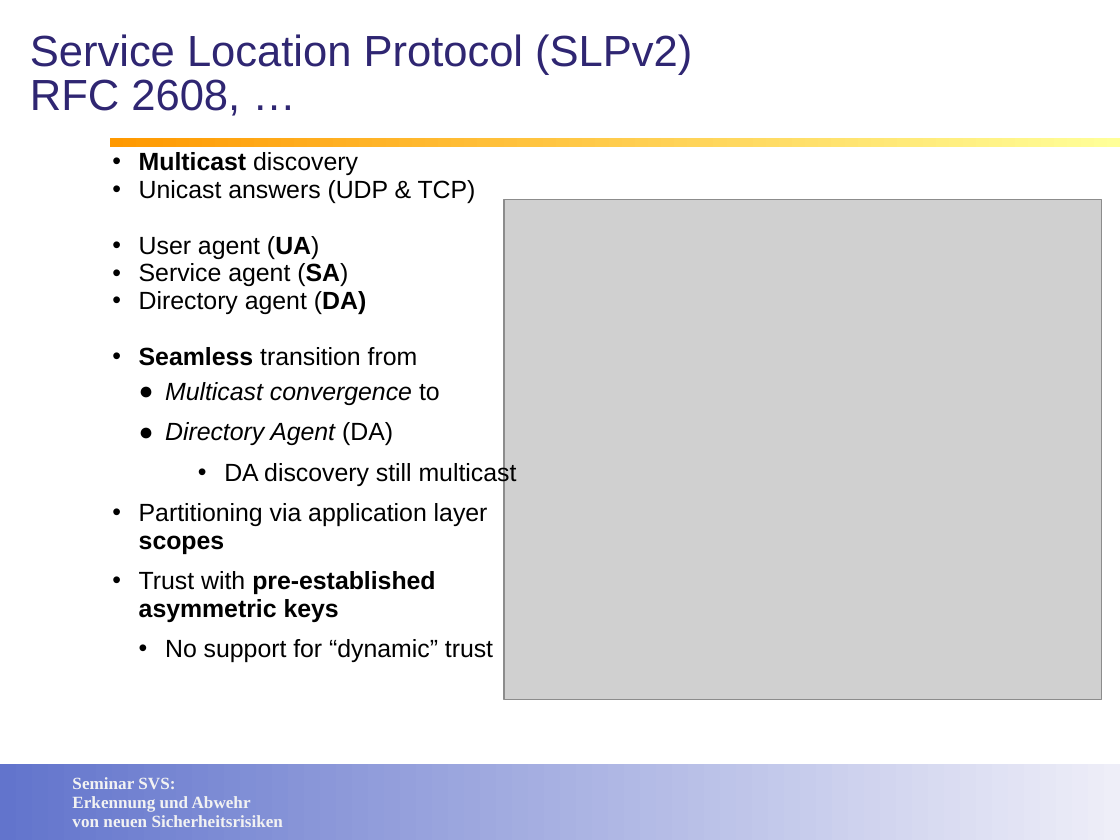
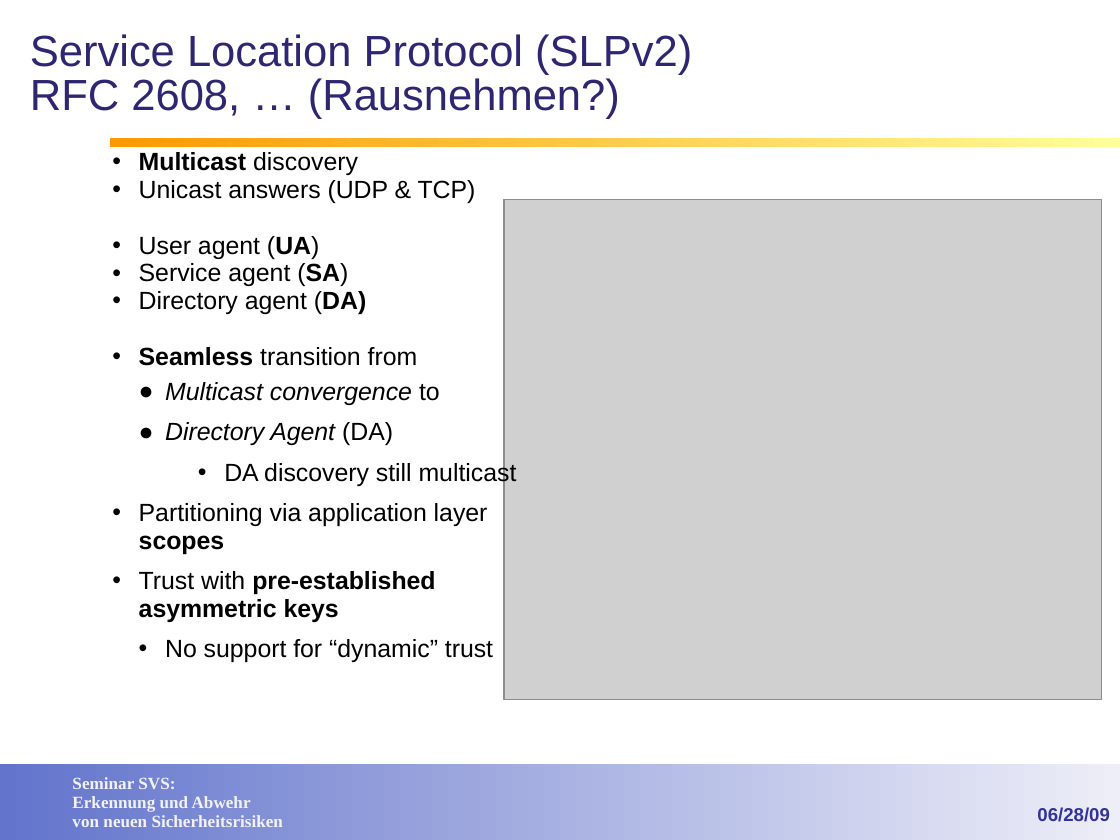
Before and after one commit to lemmy/SecuredSLP, a slide deck: slide 12 of doc/Service Discovery in open networks.ppt (slide 7 before the commit). Drawn at 1120x840 pixels with LibreOffice and Linux fonts; fonts in the diff are those of the drawing; grey boxes stand for pictures; background and template pictures are left out. Boxes give left, top, right and bottom in pixels: in the first picture for what was removed or moved away, otherwise in the second. Text is boxed around its words. In the diff, an @@ line names an element or a change of style, - is before the commit and + after.

```diff
--- a/doc/Service Discovery in open networks.ppt
+++ b/doc/Service Discovery in open networks.ppt
@@ text at box(30, 78, 620, 119): text changed @@
-RFC 2608, …
+RFC 2608, … (Rausnehmen?)
@@ text added at box(1037, 807, 1110, 822), 12 pt, text #333399, bold @@
+06/28/09
```
Also in this commit, not shown: 24 other slides changed, 9 slides added, 2 slides removed, 4 other files.
